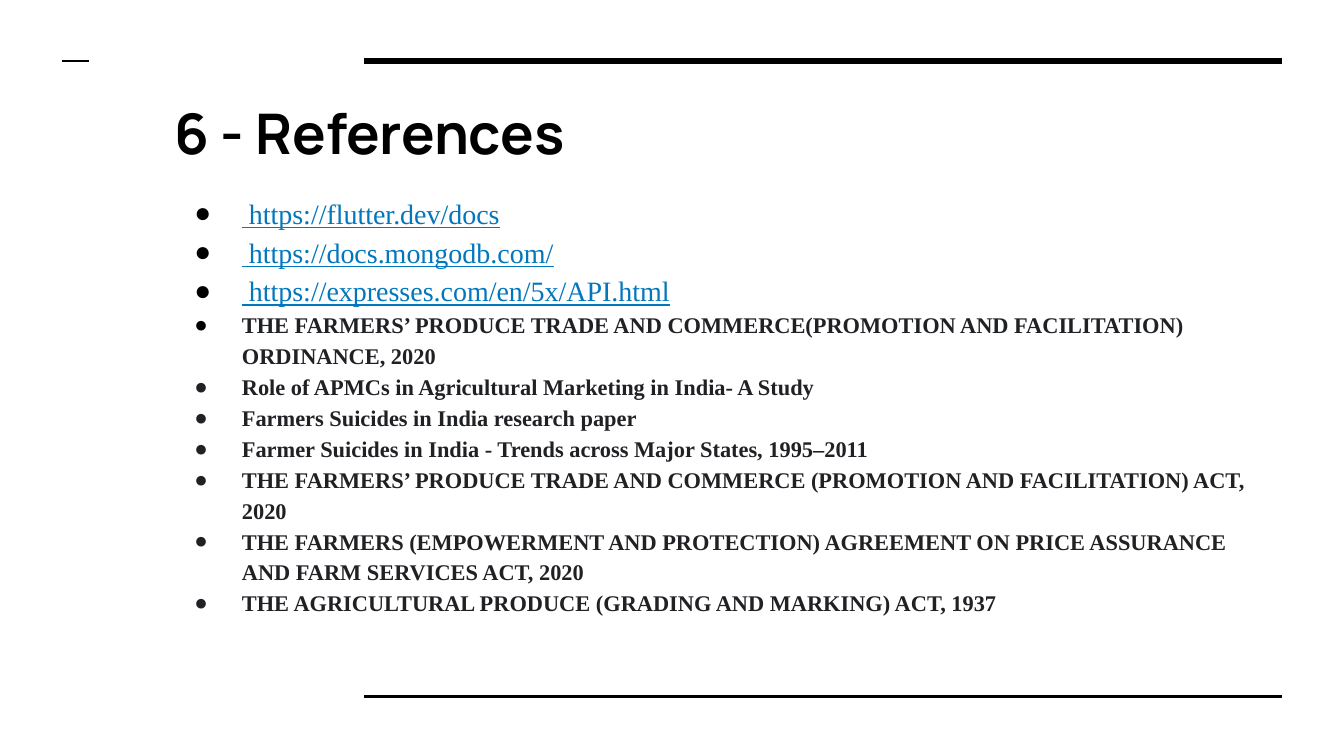
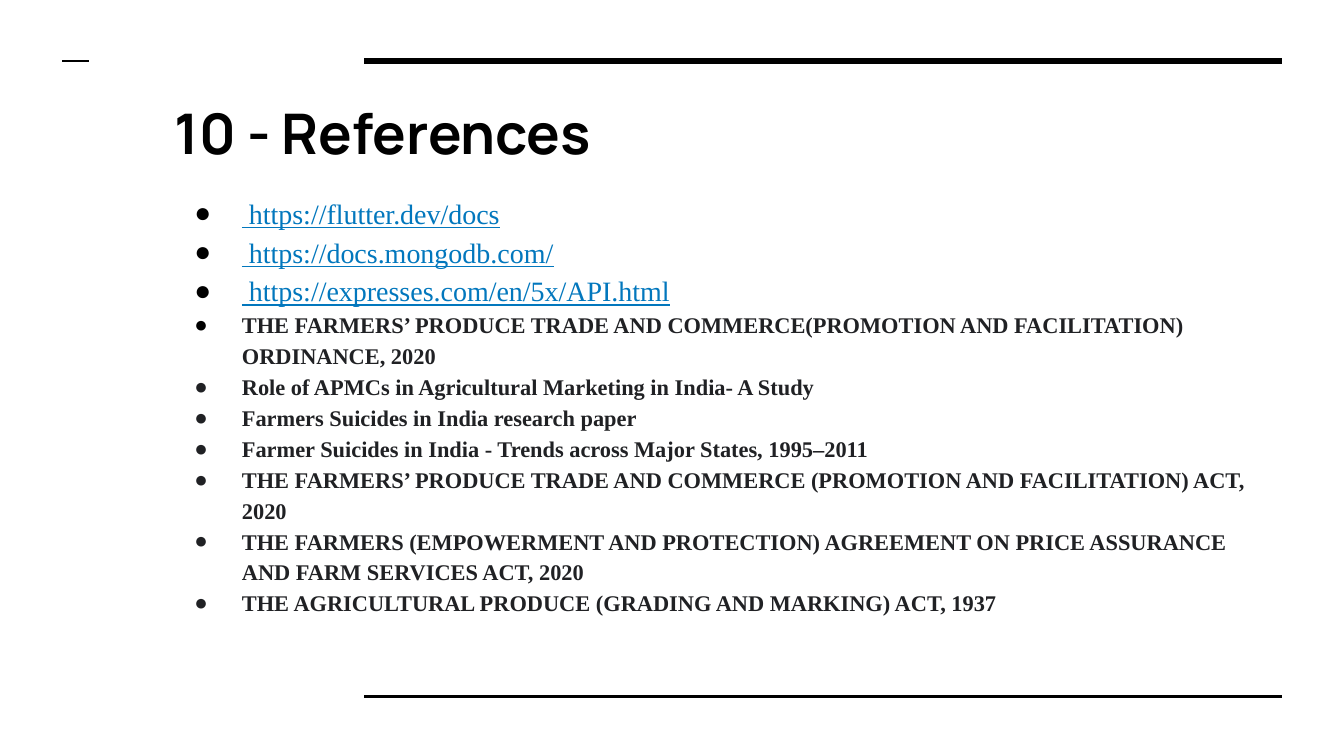
Before and after one commit to meetb007/kissan-bandhu, a slide deck: slide 27 of documents/kisaan Bandhu.pptx (slide 14 before the commit). Drawn at 1344x756 pixels with LibreOffice and Linux fonts; fonts in the diff are those of the drawing. Boxes give left, top, right and bottom in pixels: in the first picture for what was removed or moved away, otherwise in the second. Text is boxed around its words. In the diff, an @@ line names an element or a change of style, - is before the commit and + after.

```diff
--- a/documents/kisaan Bandhu.pptx
+++ b/documents/kisaan Bandhu.pptx
@@ title at <box>175,113,591,155</box>: text changed @@
-6 - References
+10 - References
```
Also in this commit, not shown: 7 other slides changed, 13 slides added, 6 other files.
